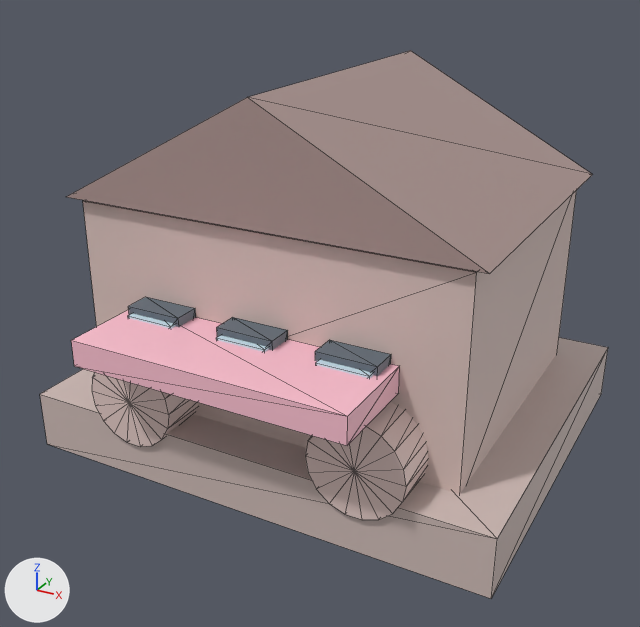
Renders of the glTF model models/pet_shop.glb from each side of a commit.
The view is the same before and after, from a 50 mm camera at (0.926, -1.782, 1.175) aimed at (-0.011, -0.078, 0.323). Every picture has the same lights, and +X, +Y and +Z are marked at lower left. The first picture is the older version. Mesh edges are drawn as thin lines. Where no turn or scale is listed for an object, it has been applied to the vertices.

The first picture shows 'geometry_0'.
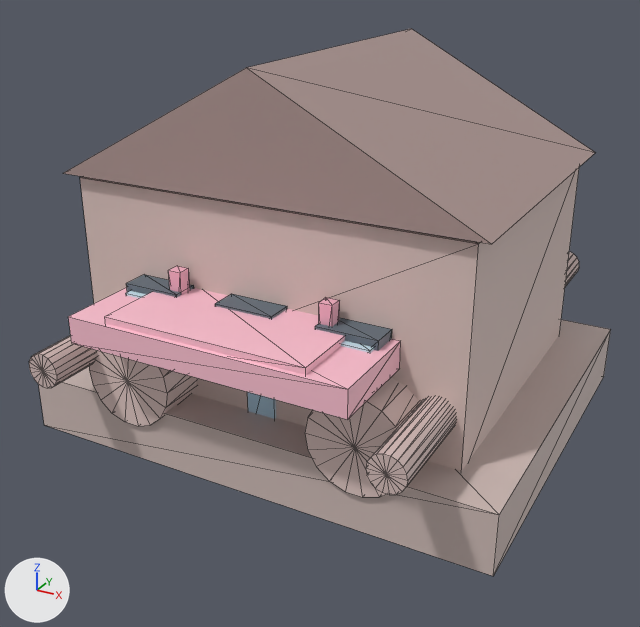
Changed parts and their boxes (x1, y1, x2, y2) in the pictures (640 x 627 px; the box of a moved part takes in the faces that stretch with it):
'geometry_0', reshaped
    before: (40, 51, 608, 599)
    after: (29, 29, 611, 576)
part 1 of me_geometry_0, moved or reshaped
    before: (40, 337, 608, 599)
    after: (39, 320, 611, 576)
part 2 of me_geometry_0, moved or reshaped
    before: (83, 190, 577, 494)
    after: (80, 168, 579, 471)
part 3 of me_geometry_0, moved or reshaped
    before: (67, 51, 593, 274)
    after: (64, 29, 596, 244)
part 4 of me_geometry_0, moved or reshaped
    before: (71, 310, 400, 446)
    after: (68, 287, 401, 419)
part 5 of me_geometry_0, moved or reshaped
    before: (92, 372, 198, 447)
    after: (89, 350, 197, 426)
part 6 of me_geometry_0, moved or reshaped
    before: (305, 402, 428, 520)
    after: (305, 378, 420, 497)
part 7 of me_geometry_0, moved or reshaped
    before: (128, 297, 196, 327)
    after: (126, 275, 194, 297)
part 8 of me_geometry_0, moved or reshaped (mostly hidden afterwards)
    before: (128, 313, 175, 329)
    after: (126, 291, 146, 298)
part 9 of me_geometry_0, moved or reshaped
    before: (217, 317, 288, 350)
    after: (215, 294, 287, 319)
part 10 of me_geometry_0, moved or reshaped (not visible afterwards)
    before: (216, 335, 269, 352)
part 11 of me_geometry_0, moved or reshaped
    before: (315, 340, 391, 376)
    after: (315, 318, 392, 351)
part 12 of me_geometry_0, moved or reshaped
    before: (316, 360, 373, 378)
    after: (341, 341, 374, 353)
part 13 of me_geometry_0, added (blue)
    after: (247, 392, 276, 419)
part 14 of me_geometry_0, added (pink)
    after: (105, 288, 345, 375)
part 15 of me_geometry_0, added (pink)
    after: (169, 266, 190, 295)
part 16 of me_geometry_0, added (pink)
    after: (319, 297, 340, 327)
part 17 of me_geometry_0, added
    after: (29, 335, 96, 388)
part 18 of me_geometry_0, added
    after: (565, 252, 579, 287)
part 19 of me_geometry_0, added
    after: (366, 396, 456, 495)

The change, as a diff of the scene's bpy script:
```diff
--- a/models/pet_shop.glb.py
+++ b/models/pet_shop.glb.py
@@ me_geometry_0 @@
-me_geometry_0.from_pydata(...)  # 178 vertices, 296 faces; spans x -0.57..0.57, y -0.58..0.46, z 0.0..0.88
+me_geometry_0.from_pydata(...)  # 378 vertices, 656 faces; spans x -0.57..0.57, y -0.592..0.592, z 0.0..0.934
+# me_geometry_0 part 1: the loose piece of 8 vertices spanning x -0.57..0.57, y -0.46..0.46, z 0.0..0.14 is moved by (0.0, 0.0, 0.054)
+# me_geometry_0 part 2: the loose piece of 8 vertices spanning x -0.46..0.46, y -0.36..0.36, z 0.11..0.61 is moved by (0.0, 0.0, 0.054)
+# me_geometry_0 part 3: the loose piece of 6 vertices spanning x -0.49..0.49, y -0.38..0.38, z 0.62..0.88 is moved by (0.0, 0.0, 0.054)
+# me_geometry_0 part 4: the loose piece of 8 vertices spanning x -0.32..0.32, y -0.58..-0.36, z 0.33..0.39 is moved by (0.0, 0.0, 0.054)
+# me_geometry_0 part 5: the loose piece of 38 vertices spanning x -0.39..-0.17, y -0.47..-0.21, z 0.092..0.308 is moved by (0.0, 0.0, 0.054)
+# me_geometry_0 part 6: the loose piece of 38 vertices spanning x 0.17..0.39, y -0.47..-0.21, z 0.092..0.308 is moved by (0.0, 0.0, 0.054)
+# me_geometry_0 part 7: the loose piece of 8 vertices spanning x -0.301..-0.166, y -0.42..-0.36, z 0.26..0.411 is moved by (0.0, 0.0, 0.054)
+# me_geometry_0 part 8: the loose piece of 8 vertices spanning x -0.292..-0.175, y -0.435..-0.365, z 0.275..0.395 is moved by (0.0, 0.0, 0.054)
+# me_geometry_0 part 9: the loose piece of 8 vertices spanning x -0.068..0.068, y -0.42..-0.36, z 0.26..0.411 is moved by (0.0, 0.0, 0.054)
+# me_geometry_0 part 10: the loose piece of 8 vertices spanning x -0.058..0.058, y -0.435..-0.365, z 0.275..0.395 is moved by (0.0, 0.0, 0.054)
+# me_geometry_0 part 11: the loose piece of 8 vertices spanning x 0.166..0.301, y -0.42..-0.36, z 0.26..0.411 is moved by (0.0, 0.0, 0.054)
+# me_geometry_0 part 12: the loose piece of 8 vertices spanning x 0.175..0.292, y -0.435..-0.365, z 0.275..0.395 is moved by (0.0, 0.0, 0.054)
+# me_geometry_0 part 13: a new loose piece, a box spanning x -0.034..0.034, y -0.365..-0.315, z 0.114..0.364, in mat_defaultmaterial
+# me_geometry_0 part 14: a new loose piece, a box spanning x -0.23..0.23, y -0.57..-0.31, z 0.409..0.459, in mat_defaultmaterial
+# me_geometry_0 part 15: a new loose piece, a box spanning x -0.195..-0.165, y -0.405..-0.375, z 0.269..0.509, in mat_defaultmaterial
+# me_geometry_0 part 16: a new loose piece, a box spanning x 0.165..0.195, y -0.405..-0.375, z 0.269..0.509, in mat_defaultmaterial
+# me_geometry_0 part 17: a new loose piece, an 18-sided cylinder along y spanning x -0.442..-0.362, y -0.592..-0.092, z 0.264..0.343, in mat_defaultmaterial
+# me_geometry_0 part 18: a new loose piece, an 18-sided cylinder along y spanning x 0.362..0.442, y 0.092..0.592, z 0.264..0.343, in mat_defaultmaterial
+# me_geometry_0 part 19: a new loose piece, an 18-sided cylinder along y spanning x 0.362..0.442, y -0.592..-0.092, z 0.264..0.343, in mat_defaultmaterial
+# other edits to the shape of me_geometry_0 do not show in these pictures
 me_geometry_0.materials.append(mat_defaultmaterial)
```
